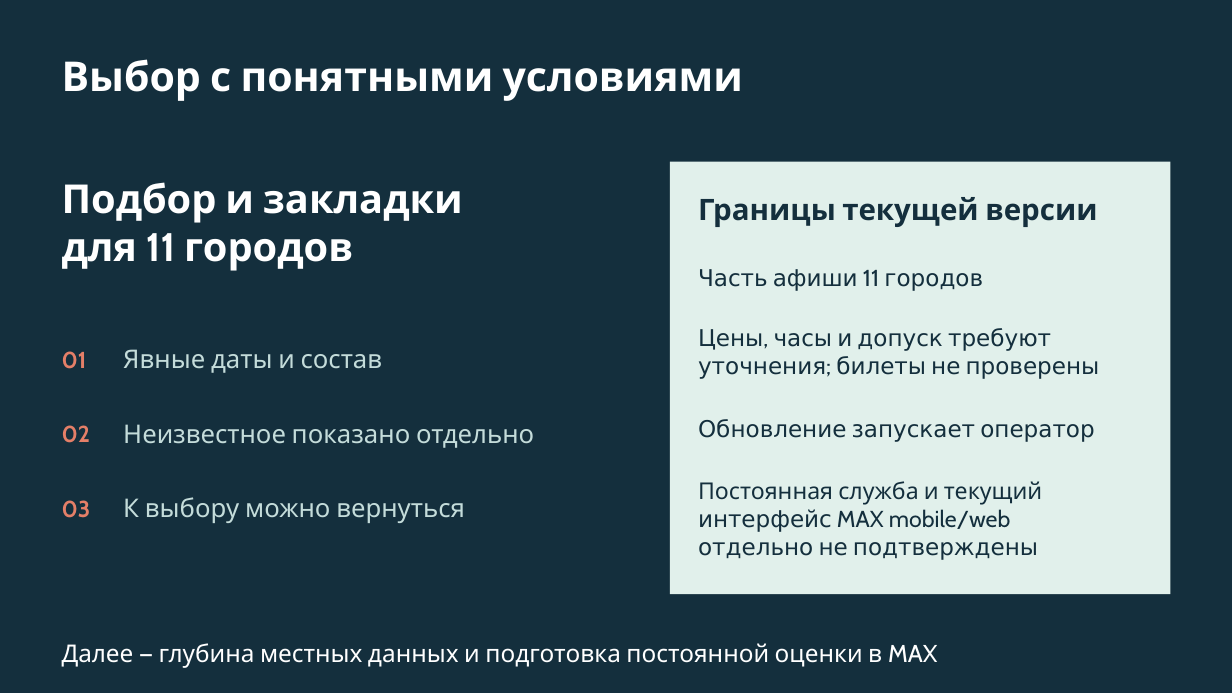
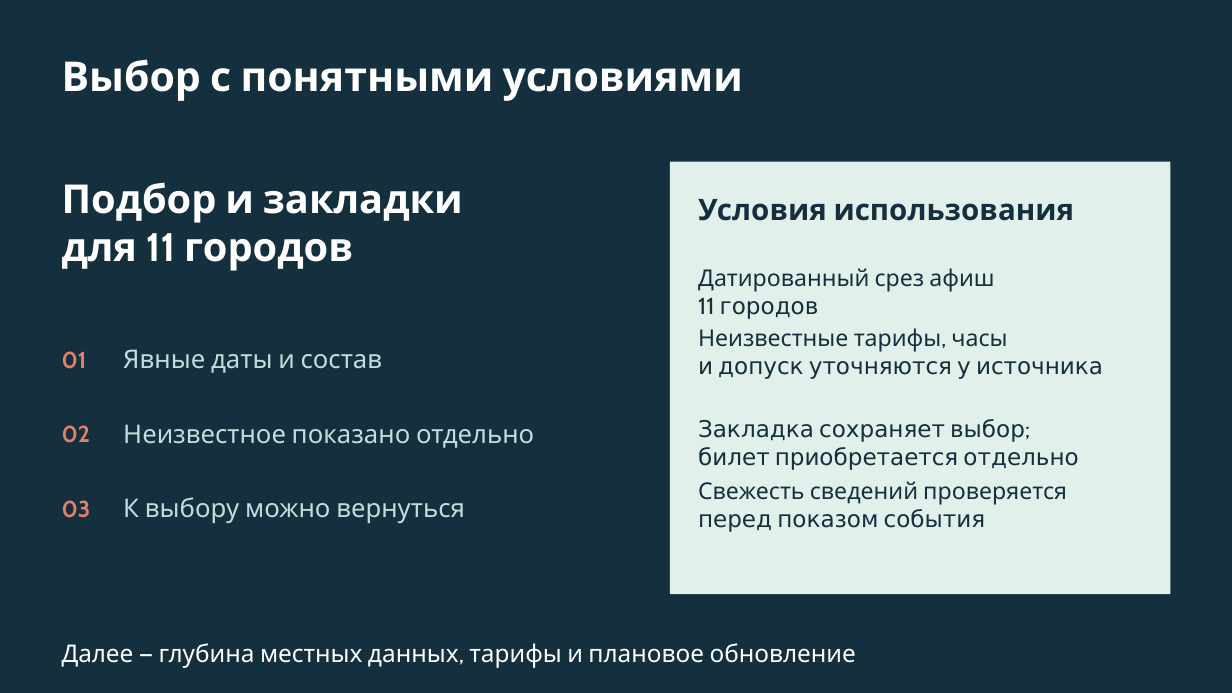
Before and after one commit to AiratBastanov/HackMaxBot2026, a slide deck: slide 13 of presentation/cultural-plan-submission-preview.pptx. Drawn at 1232x693 pixels with LibreOffice and Linux fonts; fonts in the diff are those of the drawing. Boxes give left, top, right and bottom in pixels: in the first picture for what was removed or moved away, otherwise in the second. Text is boxed around its words. In the diff, an @@ line names an element or a change of style, - is before the commit and + after.

```diff
--- a/presentation/cultural-plan-submission-preview.pptx
+++ b/presentation/cultural-plan-submission-preview.pptx
@@ text at (x1=698, y1=199, x2=1075, y2=221): text changed @@
-Границы текущей версии
+Условия использования
@@ text at (x1=698, y1=268, x2=994, y2=319): text changed @@
-Часть афиши 11 городов
+Датированный срез афиш
+11 городов
@@ text at (x1=698, y1=328, x2=1103, y2=379): text changed @@
-Цены, часы и допуск требуют
-уточнения; билеты не проверены
+Неизвестные тарифы, часы
+и допуск уточняются у источника
@@ text at (x1=698, y1=419, x2=1078, y2=470): text changed @@
-Обновление запускает оператор
+Закладка сохраняет выбор;
+билет приобретается отдельно
@@ text at (x1=698, y1=481, x2=1067, y2=532): text changed @@
-Постоянная служба и текущий
-интерфейс MAX mobile/web
-отдельно не подтверждены
+Свежесть сведений проверяется
+перед показом события
@@ text at (x1=62, y1=643, x2=856, y2=668): text changed @@
-Далее — глубина местных данных и подготовка постоянной оценки в MAX
+Далее — глубина местных данных, тарифы и плановое обновление
```
Also in this commit, not shown: 7 other slides changed, 34 other files.
